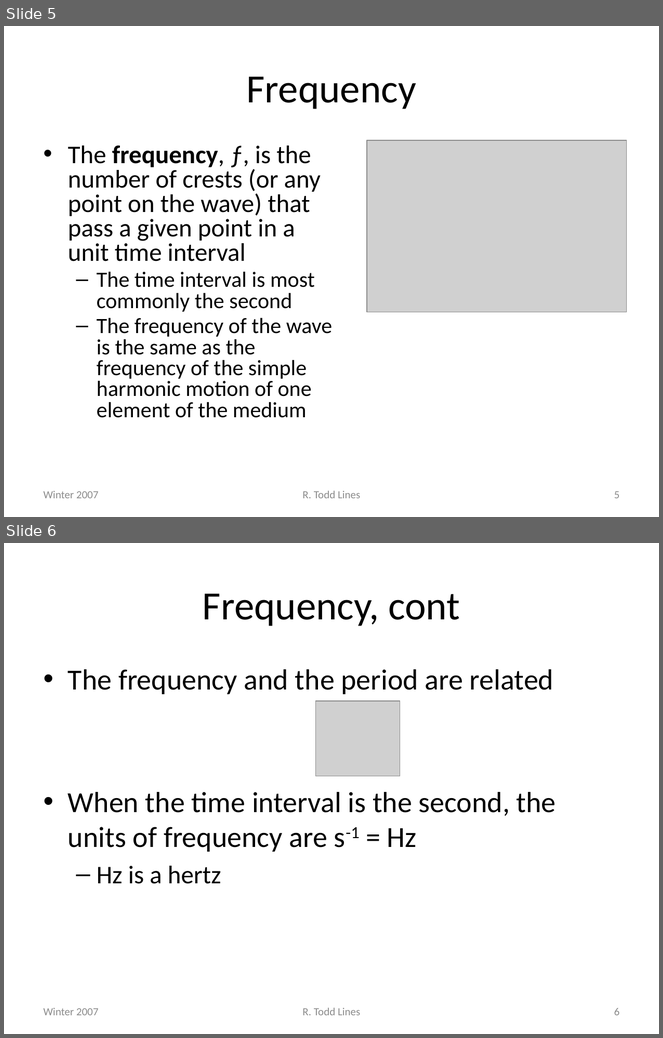
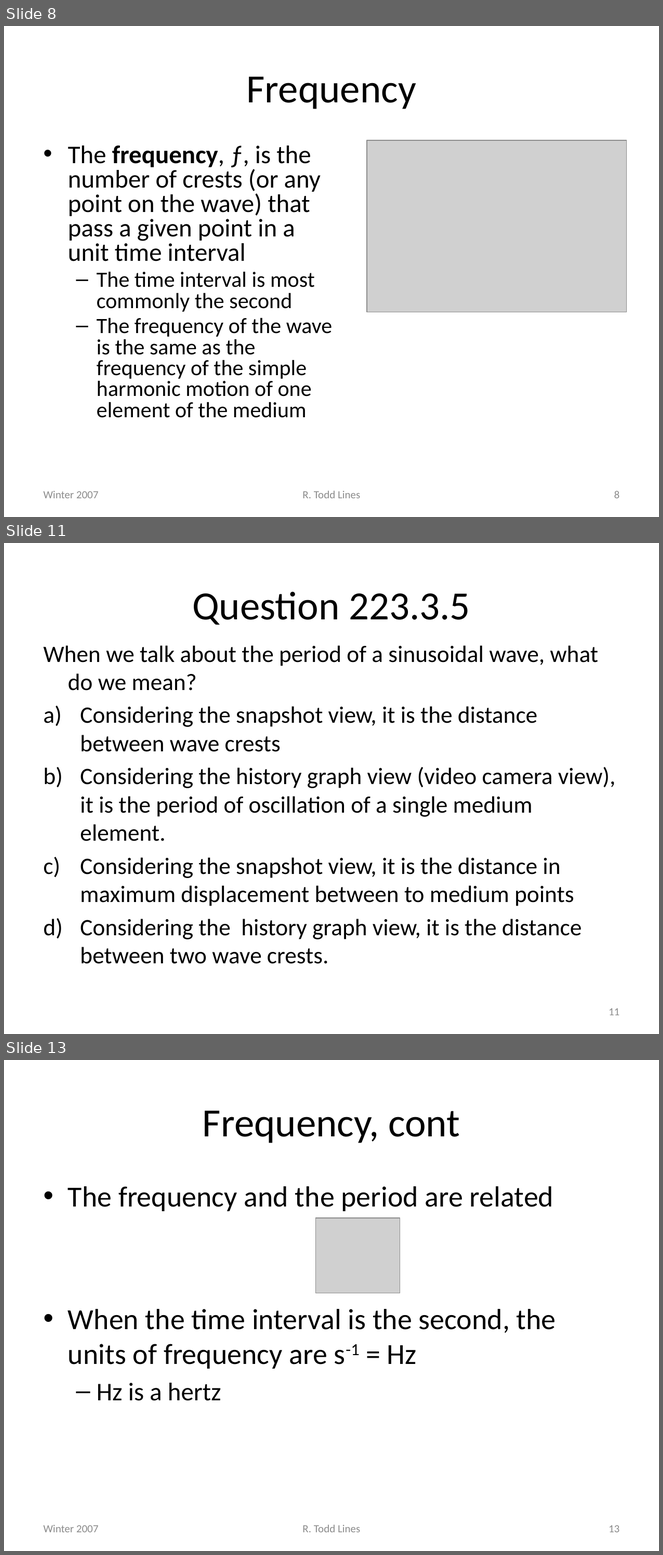
Before and after one commit to rtlines/PH223-Engineering-Physics, a slide deck: Slides/PH223_Lecture_03.pptx. Shown one above the other, each under a label of ours: slides 5 and 6 before the commit, slides 8, 11 and 13 after it; the slides between them are not shown. The pictures are 663x1038 and 663x1555 pixels, drawn with LibreOffice and Linux fonts; fonts in the diff are those of the drawing; grey boxes stand for pictures. Boxes give left, top, right and bottom in pixels: in the first picture for what was removed or moved away, otherwise in the second. Text is boxed around its words. In the diff, an @@ line names an element or a change of style, - is before the commit and + after.

```diff
--- a/Slides/PH223_Lecture_03.pptx
+++ b/Slides/PH223_Lecture_03.pptx
@@ slide 11 added at box(4, 543, 659, 1034), background #FFFFFF @@
@@ title added at box(192, 591, 470, 625), 44 pt, text #000000 @@
+Question 223.3.5
@@ text added at box(44, 645, 616, 964), 25.9 pt, text #000000 @@
+When we talk about the period of a sinusoidal wave, what do we mean?
+a) Considering the snapshot view, it is the distance between wave crests
+b) Considering the history graph view (video camera view), it is the period of oscillation of a single medium element.
+c) Considering the snapshot view, it is the distance in maximum displacement between to medium points
+d) Considering the history graph view, it is the distance between two wave crests.
@@ page number added at box(609, 1008, 620, 1016), 12 pt, text #8C8C8C @@
+11
@@ what was slide 5 is now slide 8 @@
@@ page number at box(614, 491, 620, 499): text changed @@
-5
+8
@@ what was slide 6 is now slide 13 @@
@@ page number at box(609, 1525, 620, 1533): text changed @@
-6
+13
```
Also in this commit, not shown: 1 slide changed, 7 other slides added.
